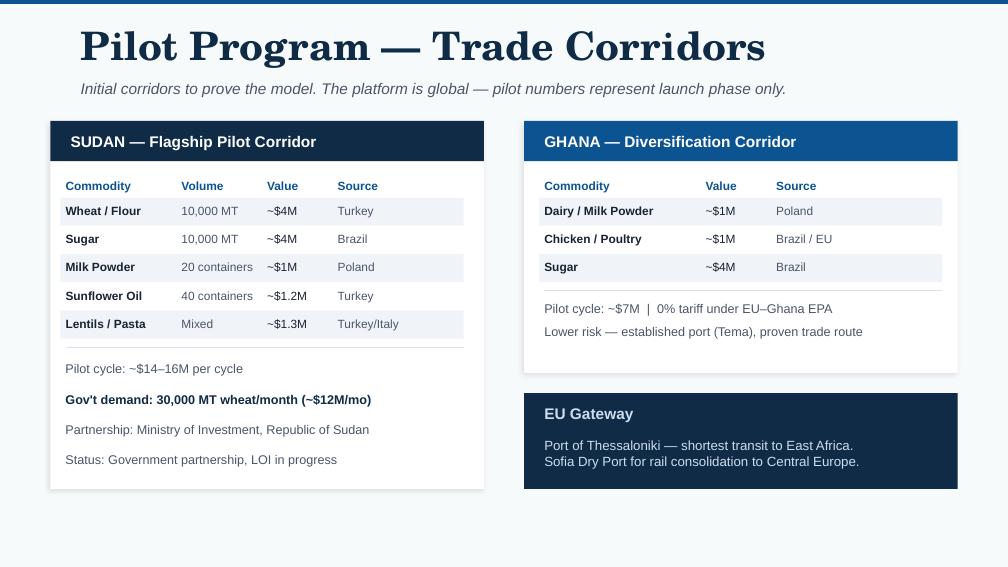
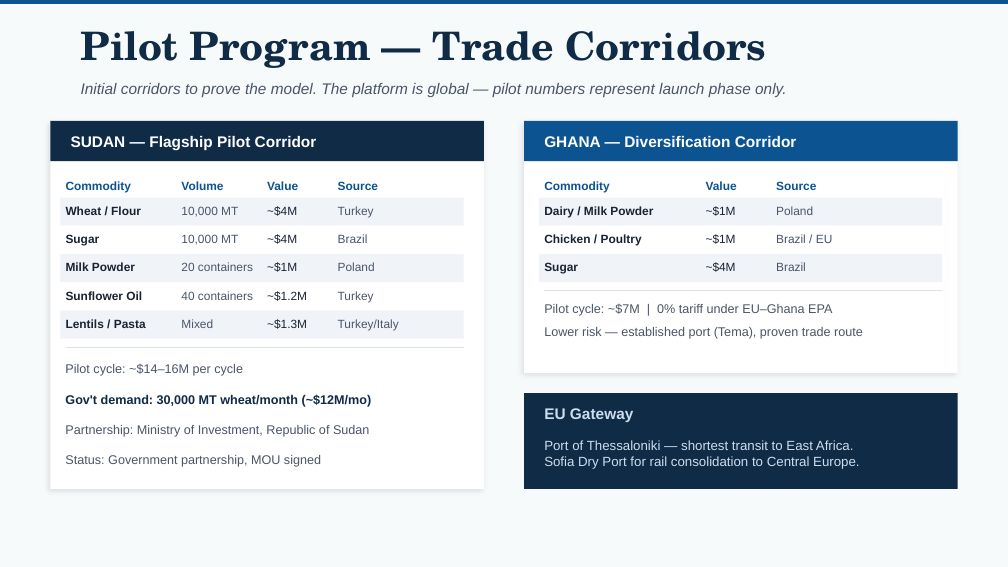
Before and after one commit to Skyocean-International/decks, a slide deck: slide 7 of commercial-pitch-deck.pptx. Drawn at 1008x567 pixels with LibreOffice and Linux fonts; fonts in the diff are those of the drawing. Boxes give left, top, right and bottom in pixels: in the first picture for what was removed or moved away, otherwise in the second. Text is boxed around its words. In the diff, an @@ line names an element or a change of style, - is before the commit and + after.

```diff
--- a/commercial-pitch-deck.pptx
+++ b/commercial-pitch-deck.pptx
@@ text at (65,455,321,467): text changed @@
-Status: Government partnership, LOI in progress
+Status: Government partnership, MOU signed
```
Also in this commit, not shown: 2 other slides changed, 9 other files.
